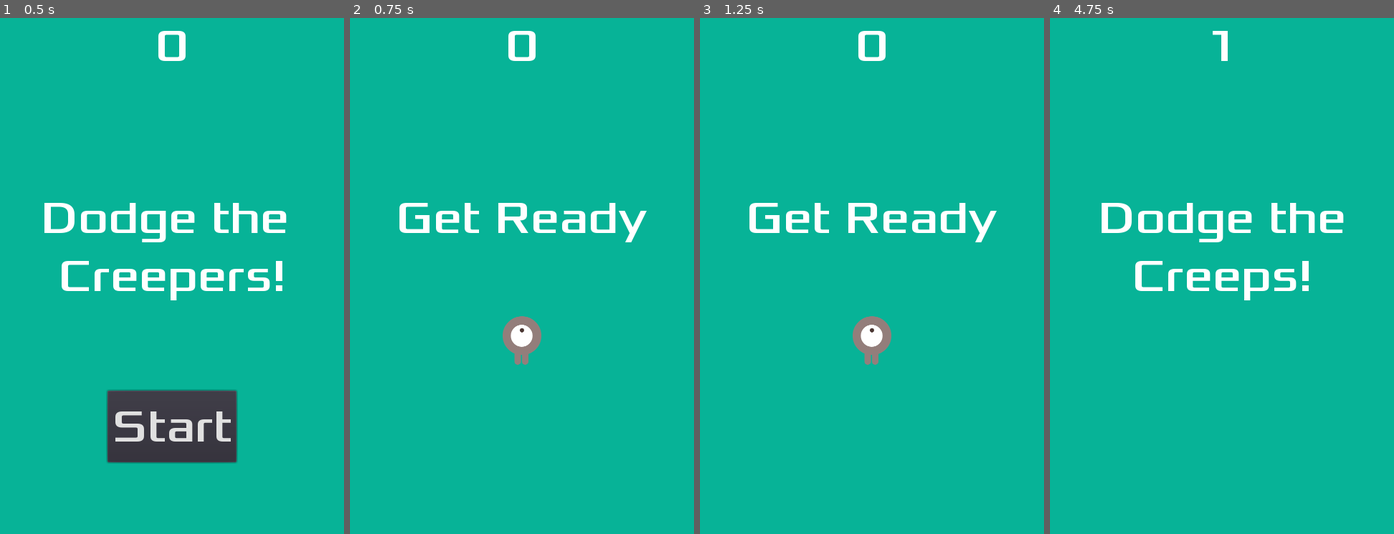
Above: before the commit, frames 1-4 (left to right).
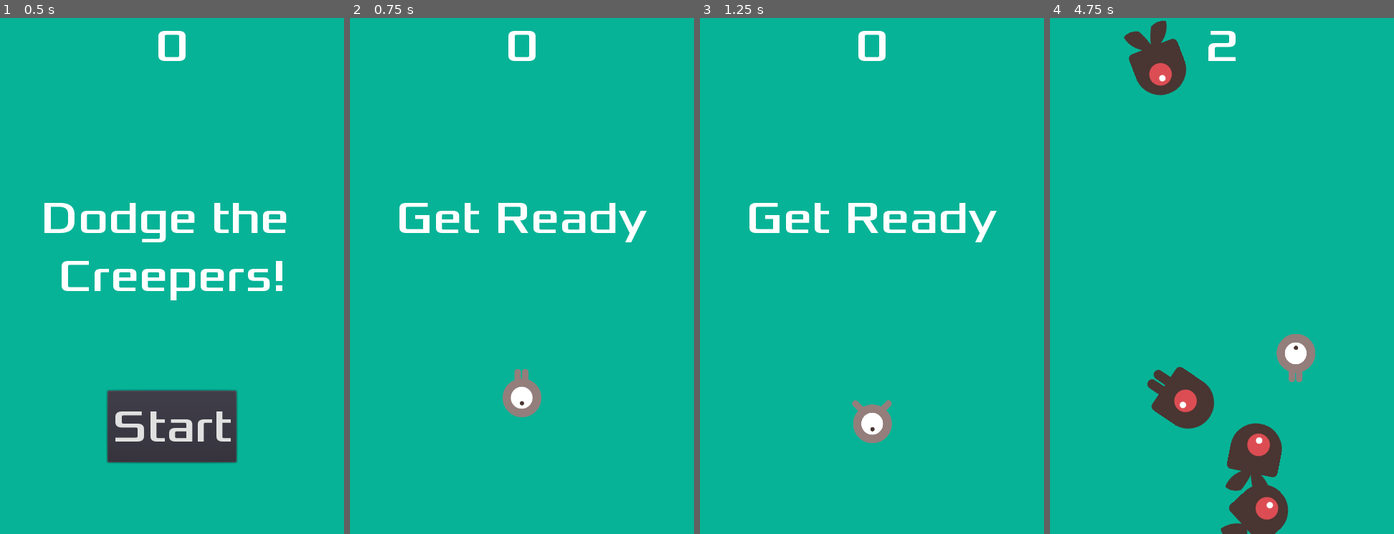
Above: after the commit, the same moments.

Repository: TutteG/Godot-Getting-Started
Game: Godot game, scene res://Main.tscn
Same seed, same stepped clock (60 frames per second), same inputs: the game is played once before the commit and once after it.
Inputs (mouse positions are in pixels of both pictures, inside the frame that each line leads up to):
- Up to frame 1 (0.5 s): no input
- Up to frame 2 (0.75 s): click "Start" at 0.5 s
- Up to frame 3 (1.25 s): no input
- Up to frame 4 (4.75 s): tap Enter at 1.25 s; move the mouse to (1297, 250) at 1.27 s; hold Right (ui_right) 1.28-2.03 s; click (1297, 250) at 1.42 s; move the mouse to (1153, 301) at 2.02 s; hold Down (ui_down) 2.03-2.78 s; click (1153, 301) at 2.17 s; move the mouse to (1256, 162) at 2.77 s; hold Right (ui_right) 2.78-3.53 s; click (1256, 162) at 2.92 s; move the mouse to (1204, 379) at 3.52 s; hold Up (ui_up) 3.53-4.28 s; click (1204, 379) at 3.67 s; move the mouse to (1325, 353) at 4.27 s; hold Left (ui_left) from 4.28 s (still down); click (1325, 353) at 4.42 s

Frame 1 is identical in both runs. In frame 2, 1.5% of the frame differs, in the area x 44-56%, y 57-78%; in frame 3, 1.5%; in frame 4, 10%, in the area x 15-86%, y 0-100%.

Commit message:
My first game - mouse controls and ready for export

Diff:
--- a/Dodge The Creeps/Player.gd
+++ b/Dodge The Creeps/Player.gd
@@ -6,24 +6,31 @@
 export var speed = 400
 var screen_size
 
+var target = Vector2()
 
 # Called when the node enters the scene tree for the first time.
 func _ready():
+	hide()
 	screen_size = get_viewport_rect().size
-	hide()
+
+func start(pos):
+	position = pos
+	show()
+	$CollisionShape2D.disabled = false;
+
+func _input(event):
+	if event is InputEventScreenTouch and event.pressed:
+		target = event.position
 
 # Called every frame. 'delta' is the elapsed time since the previous frame.
 func _process(delta):
 	var velocity = Vector2()
 
-	if Input.is_action_pressed("ui_right"):
-		velocity.x += 1
-	if Input.is_action_pressed("ui_left"):
-		velocity.x -= 1
-	if Input.is_action_pressed("ui_down"):
-		velocity.y += 1
-	if Input.is_action_pressed("ui_up"):
-		velocity.y -= 1
+	if position.distance_to(target) > 10:
+		velocity = target - position
+
+
+
 	if velocity.length() > 0:
 		velocity = velocity.normalized() * speed
 		#$ is shorthand for the get_node() function
@@ -49,9 +56,3 @@
 	hide()
 	emit_signal("hit")
 	$CollisionShape2D.set_deferred("disabled", true)
-
-
-func start(pos):
-	position = pos
-	show()
-	$CollisionShape2D.disabled = false;
--- a/Dodge The Creeps/project.godot
+++ b/Dodge The Creeps/project.godot
@@ -23,8 +23,13 @@
 
 window/size/width=480
 window/size/height=720
+window/handheld/orientation="portrait"
 window/stretch/mode="2d"
 window/stretch/aspect="keep"
+
+[input_devices]
+
+pointing/emulate_touch_from_mouse=true
 
 [rendering]
 
